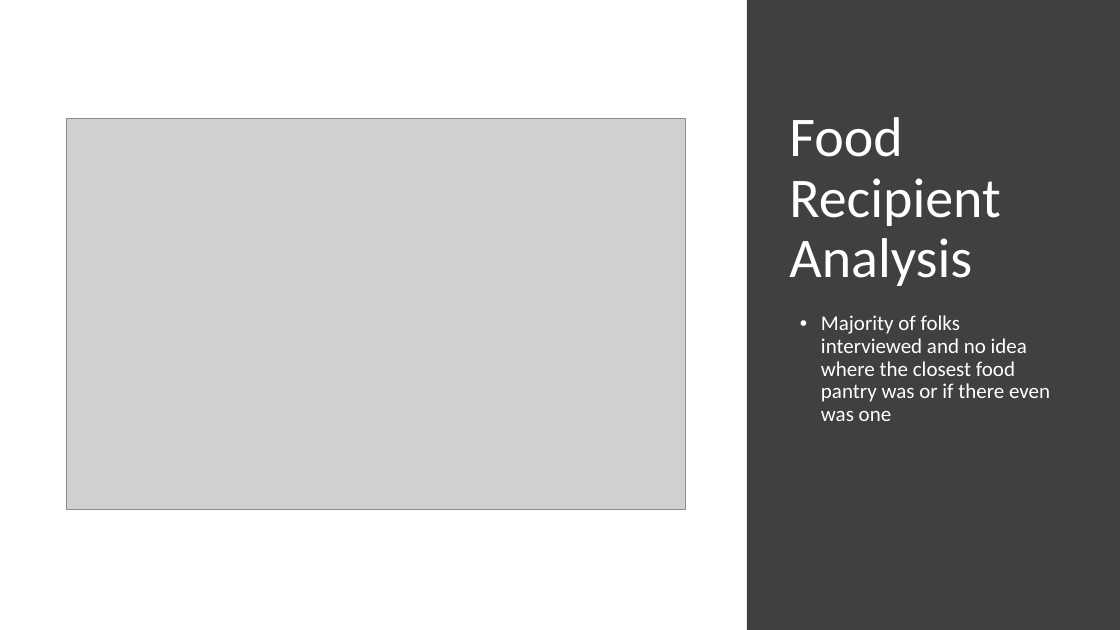
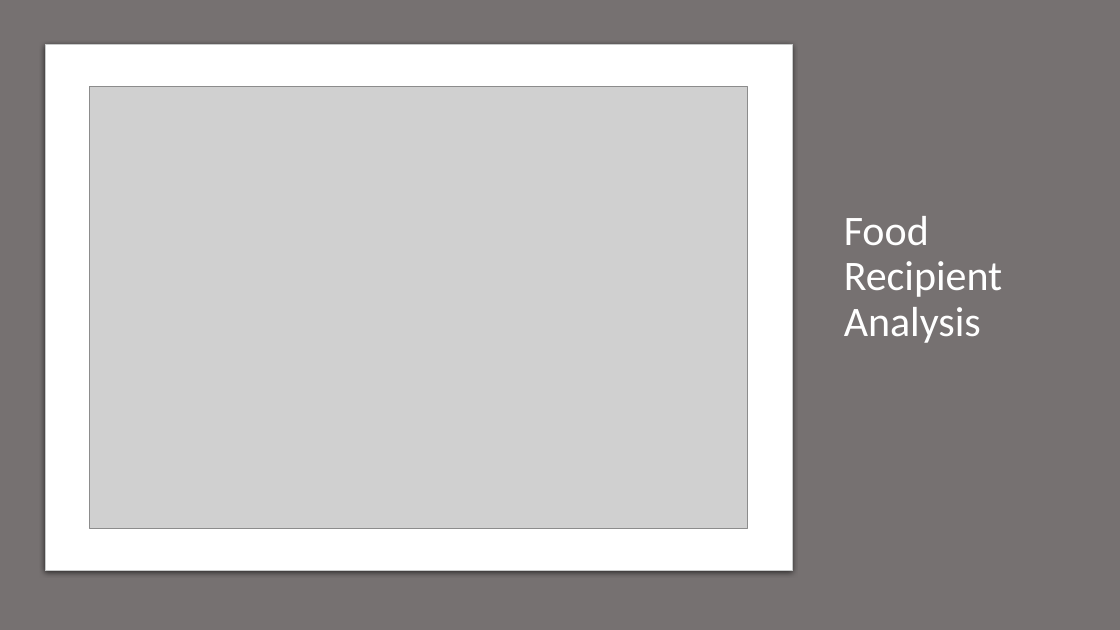
Before and after one commit to cassyclark96/food-insecurity-project, a slide deck: slide 8 of food-security-slides.pptx (slide 6 before the commit). Drawn at 1120x630 pixels with LibreOffice and Linux fonts; fonts in the diff are those of the drawing; grey boxes stand for pictures. Boxes give left, top, right and bottom in pixels: in the first picture for what was removed or moved away, otherwise in the second. Text is boxed around its words. In the diff, an @@ line names an element or a change of style, - is before the commit and + after.

```diff
--- a/food-security-slides.pptx
+++ b/food-security-slides.pptx
@@ background #FFFFFF to #E7E6E6 @@
@@ rectangle added at (0, 0, 1120, 630), fill #767171 @@
@@ rectangle removed at (747, 0, 1120, 630) @@
@@ rounded rectangle added at (45, 45, 792, 571), fill #FFFFFF, outline #C8CACA 0.75 pt @@
@@ title "Food Recipient Analysis": place and size @@
-title "Food Recipient Analysis" at (789, 117, 1000, 286)
+title "Food Recipient Analysis" at (844, 216, 1003, 343)
@@ title "Food Recipient Analysis" at (844, 216, 1003, 343): size 48 to 36 pt; vertical alignment bottom to middle @@
@@ picture: place and size @@
-picture at (66, 118, 686, 510)
+picture at (90, 87, 748, 528)
@@ text removed at (821, 315, 1050, 421) @@
-• Majority of folks interviewed and no idea where the closest food pantry was or if there even was one
```
Also in this commit, not shown: 7 other slides changed, 2 other files.
